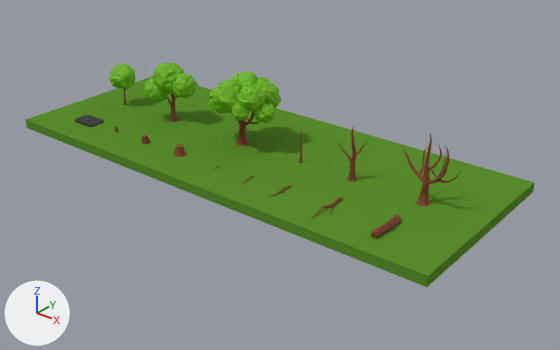
The Blender file Assets/Tree_pack.blend as it was, and as the next commit left it.
Camera for both pictures: a 50 mm camera at (46.8, -54.8, 31.9) aimed at (3.3, -0.5, -1.8). The lights are fixed; the arrows at lower left show +X, +Y and +Z.

The first picture shows 'Floor', 'Log.3', 'Log.4', 'Log.5', 'Stand', 'Stump.2', 'Stump.3', 'Tree.1', 'Tree.2', 'Tree.3', 'Trunk.2', 'Trunk.3'.
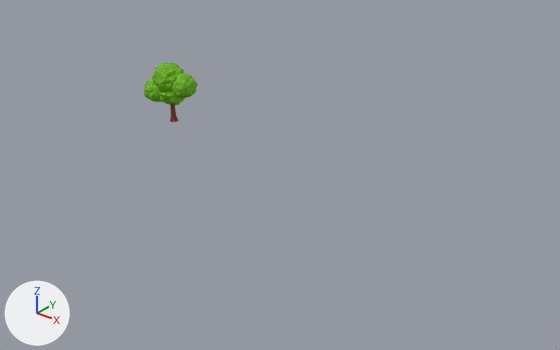
The newer file is also turned or shifted as a whole; pictures and numbers use the older file's frame.

Where the change shows, as pixel boxes [x1, y1, x2, y2] in the pictures (560 x 350 px):
'Floor', deleted (green): before [26, 76, 535, 287]
'Tree.3', deleted (green): before [208, 72, 282, 146]
'Trunk.3', deleted (brown): before [403, 134, 461, 206]
'Tree.1', moved: before [108, 63, 135, 105]; after [159, 90, 185, 105]
'Trunk.2', deleted: before [337, 126, 368, 182]
'Log.5', deleted: before [371, 214, 401, 239]
'Stand', deleted: before [75, 115, 104, 127]
'Stump.3', deleted: before [173, 144, 186, 157]
'Log.4', deleted: before [311, 197, 343, 219]
'Trunk.1', deleted: before [299, 130, 302, 163]
'Stump.2', deleted: before [141, 135, 151, 144]
'Log.3', deleted: before [270, 185, 292, 197]

The change, as a list of edits to the scene's bpy script:
```text
Remove ob_stand:
    ob_stand = bpy.data.objects.new('Stand', me_stand)
    ob_stand.location = (-19.0, -6.0, 0.0)
    _m = ob_stand.modifiers.new('Bevel', 'BEVEL')
    _m.width = 0.5
    _m.width_pct = 0.5
    _m.segments = 8
    _m.limit_method = 'WEIGHT'
Remove ob_floor:
    ob_floor = bpy.data.objects.new('Floor', me_floor)
    ob_floor.location = (0.0, 0.0, 0.0)
    _m = ob_floor.modifiers.new('Solidify', 'SOLIDIFY')
    _m.thickness = 1.0
Change ob_tree_1:
    ob_tree_1.location: (-20.0, 0.0, 0.0) -> (-12.0, 0.0, 0.0)
Remove ob_tree_3:
    ob_tree_3 = bpy.data.objects.new('Tree.3', me_tree_3)
    ob_tree_3.location = (-2.0, 0.0, 0.0)
Remove ob_trunk_1:
    ob_trunk_1 = bpy.data.objects.new('Trunk.1', me_trunk_1)
    ob_trunk_1.location = (5.5, 0.0, 0.0)
Remove ob_trunk_2:
    ob_trunk_2 = bpy.data.objects.new('Trunk.2', me_trunk_2)
    ob_trunk_2.location = (11.5, 0.0, 0.0)
Remove ob_trunk_3:
    ob_trunk_3 = bpy.data.objects.new('Trunk.3', me_trunk_3)
    ob_trunk_3.location = (19.0, 0.0, 0.0)
Remove ob_stump_3:
    ob_stump_3 = bpy.data.objects.new('Stump.3', me_stump_3)
    ob_stump_3.location = (-5.0, -6.0, 0.0)
Remove ob_stump_2:
    ob_stump_2 = bpy.data.objects.new('Stump.2', me_stump_2)
    ob_stump_2.location = (-10.0, -6.0, 0.0)
Remove ob_log_5:
    ob_log_5 = bpy.data.objects.new('Log.5', me_log_5)
    ob_log_5.location = (19.0, -6.0, 0.0)
Remove ob_log_3:
    ob_log_3 = bpy.data.objects.new('Log.3', me_log_3)
    ob_log_3.location = (8.0, -6.0, 0.0)
Remove ob_log_4:
    ob_log_4 = bpy.data.objects.new('Log.4', me_log_006)
    ob_log_4.location = (13.0, -6.0, 0.0)
```
